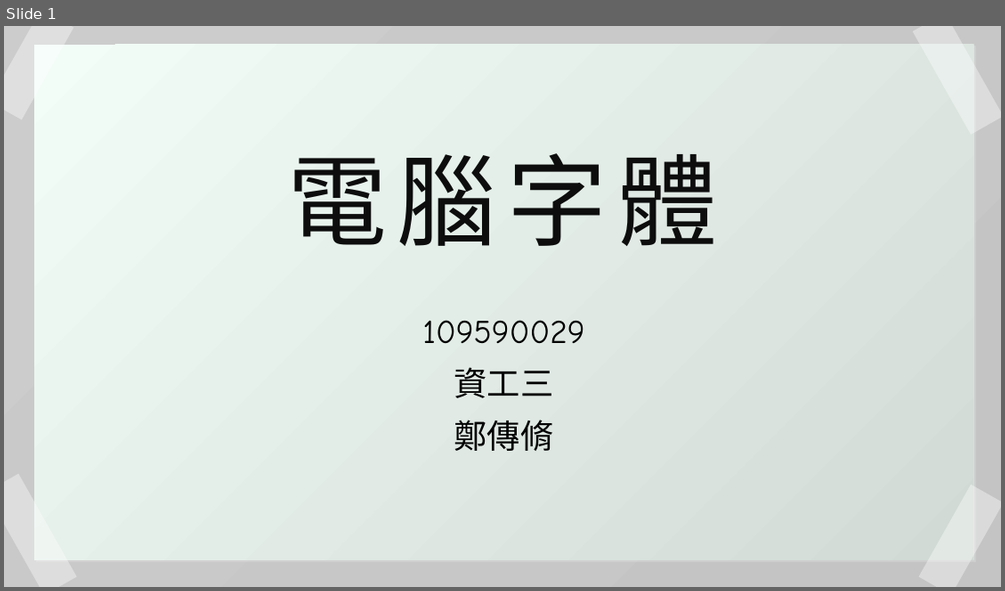
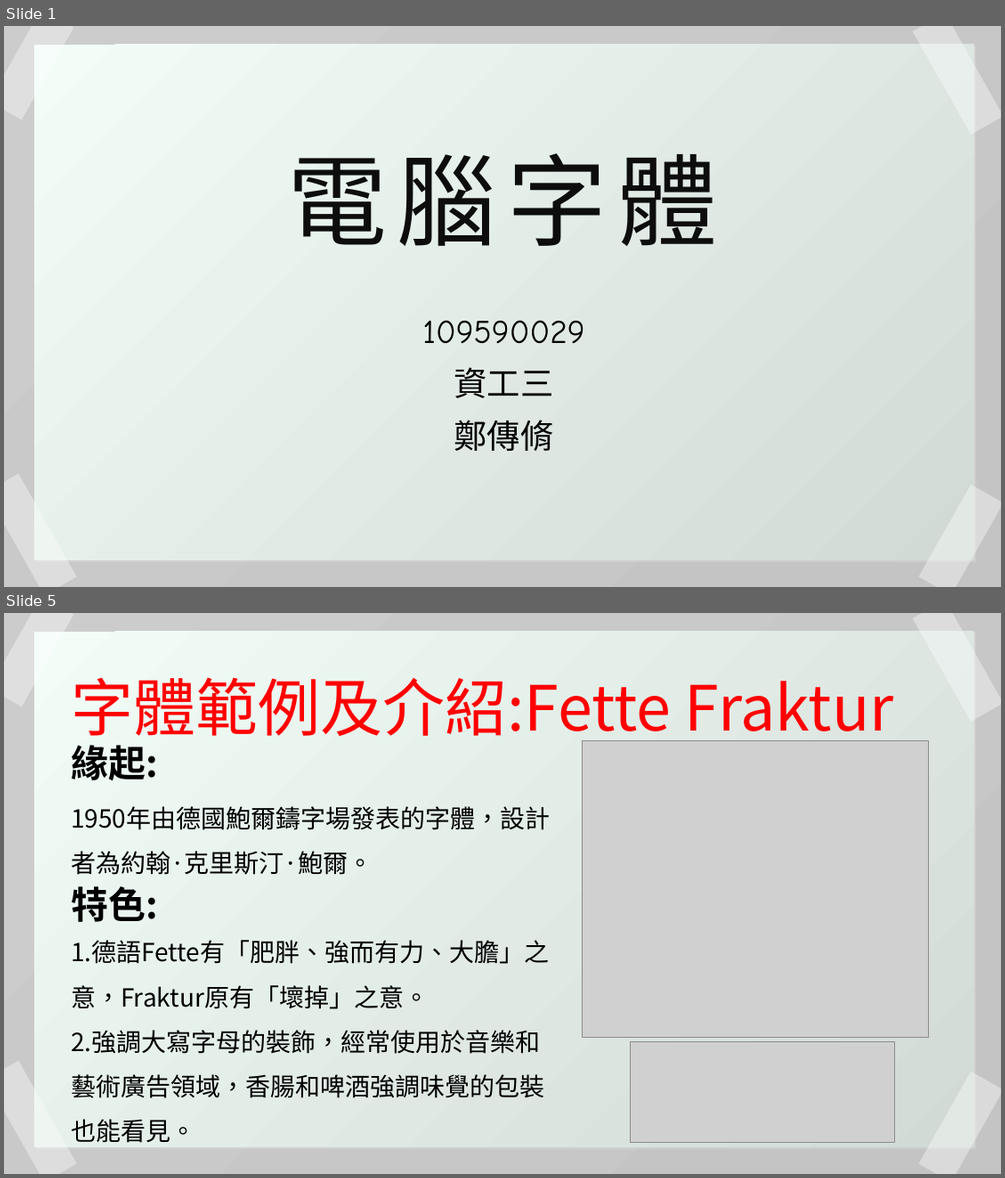
Before and after one commit to duckken1026/computer-font, a slide deck: 109590029_鄭傳脩_藝術概論期中報告.pptx. Shown one above the other, each under a label of ours: slide 1 before the commit, slides 1 and 5 after it; the slides between them are not shown. The pictures are 1005x591 and 1005x1178 pixels, drawn with LibreOffice and Linux fonts; fonts in the diff are those of the drawing; grey boxes stand for pictures. Boxes give left, top, right and bottom in pixels: in the first picture for what was removed or moved away, otherwise in the second. Text is boxed around its words. In the diff, an @@ line names an element or a change of style, - is before the commit and + after.

Commit message:
Update ppt

```diff
--- a/109590029_鄭傳脩_藝術概論期中報告.pptx
+++ b/109590029_鄭傳脩_藝術概論期中報告.pptx
@@ slide 5 added at [4,613,1001,1174], background #FFFFFF; not listed: 1 template element that a slide beside it also shows @@
@@ rectangle added at [4,613,74,706], fill #FFFFFF at 38% opacity @@
@@ rectangle added at [34,632,974,1147], fill gradient #F2FDF7 to #D1DAD5 @@
@@ rectangle added at [913,613,1001,722], fill #FFFFFF at 38% opacity @@
@@ text added at [71,678,894,747], 60 pt, text #FF0000 @@
+字體範例及介紹:Fette Fraktur
@@ text added at [71,745,158,780], 36 pt, text #000000, bold @@
+緣起:
@@ picture added at [582,741,928,1037] @@
@@ text added at [71,806,550,875], 24 pt, text #000000 @@
+1950年由德國鮑爾鑄字場發表的字體，設計者為約翰·克里斯汀·鮑爾。
@@ text added at [71,886,158,922], 36 pt, text #000000, bold @@
+特色:
@@ text added at [71,940,549,1143], 24 pt, text #000000 @@
+1.德語Fette有「肥胖、強而有力、大膽」之意，Fraktur原有「壞掉」之意。
+2.強調大寫字母的裝飾，經常使用於音樂和藝術廣告領域，香腸和啤酒強調味覺的包裝也能看見。
@@ rectangle added at [4,1060,77,1174], fill #FFFFFF at 38% opacity @@
@@ picture added at [631,1041,895,1142] @@
@@ rectangle added at [919,1071,1001,1174], fill #FFFFFF at 38% opacity @@
```
Also in this commit, not shown: 3 slides changed, 2 other slides added, 1 slide removed.
